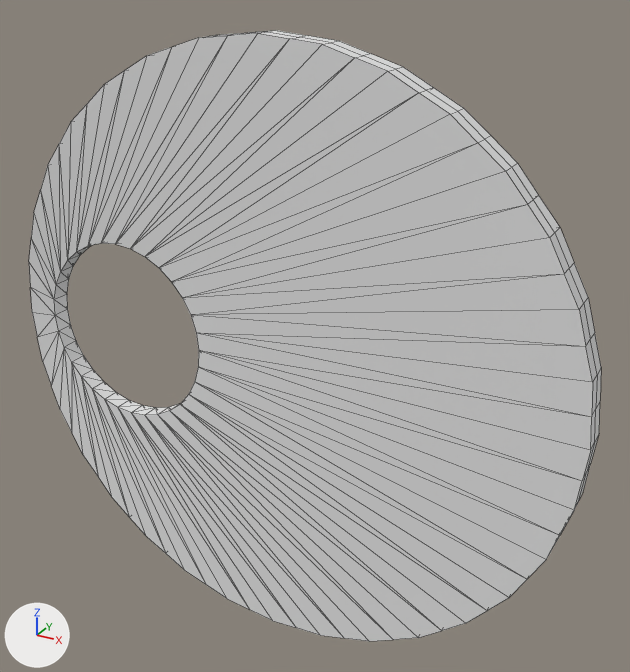
One commit to the FBX model Assets/ring.fbx: the scene before it, then after it.
Before and after are seen from a camera (50 mm lens) standing at (1.322, -2.138, 1.197) and looking at (0.095, 0.093, 0.081). The lights are fixed; the arrows at lower left show +X, +Y and +Z. Mesh edges are drawn as thin lines. Where no turn or scale is listed for an object, it has been applied to the vertices.
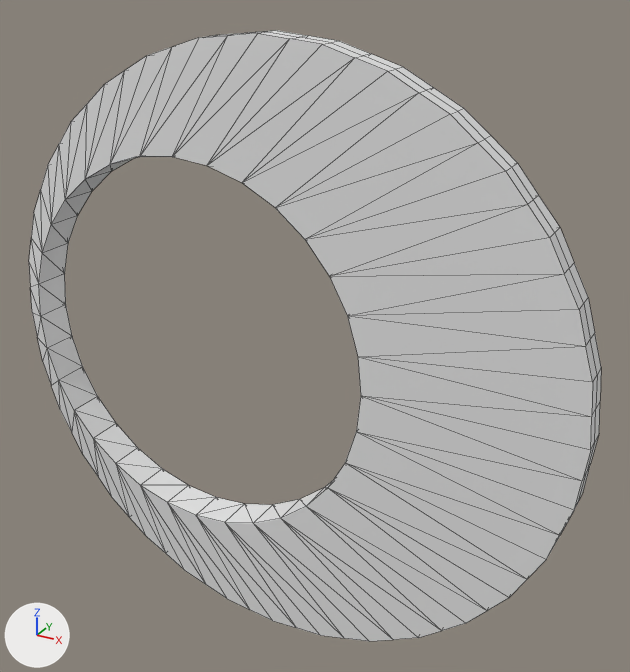
The change, as a diff of the scene's bpy script:
```diff
--- a/Assets/ring.fbx.py
+++ b/Assets/ring.fbx.py
@@ me_cylinder_001 @@
 me_cylinder_001.from_pydata(...)  # 256 vertices, 384 faces; spans x -1.0..1.0, y -0.05..0.05, z -1.0..1.0
 # used by ob_cylinder; location = (0.0, 0.0, 0.0)
+# me_cylinder_001 part 1: all 64 vertices in x -0.9..-0.27, y -0.03..0.03, z -0.32..0.32 are scaled about their middle by 2.02, then moved by (0.28, 0.0, 0.0)
```

Where the change shows, as pixel boxes (x1, y1, x2, y2) in the pictures (630 x 672 px; the box of a moved part takes in the faces that stretch with it):
part 1 of me_cylinder_001, moved or reshaped
    both: (29, 37, 591, 640)
